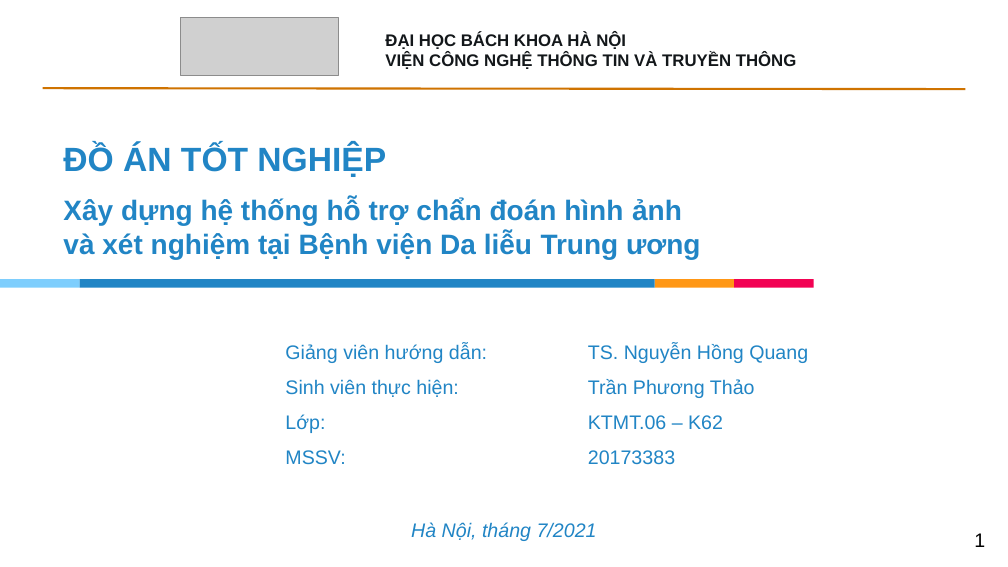
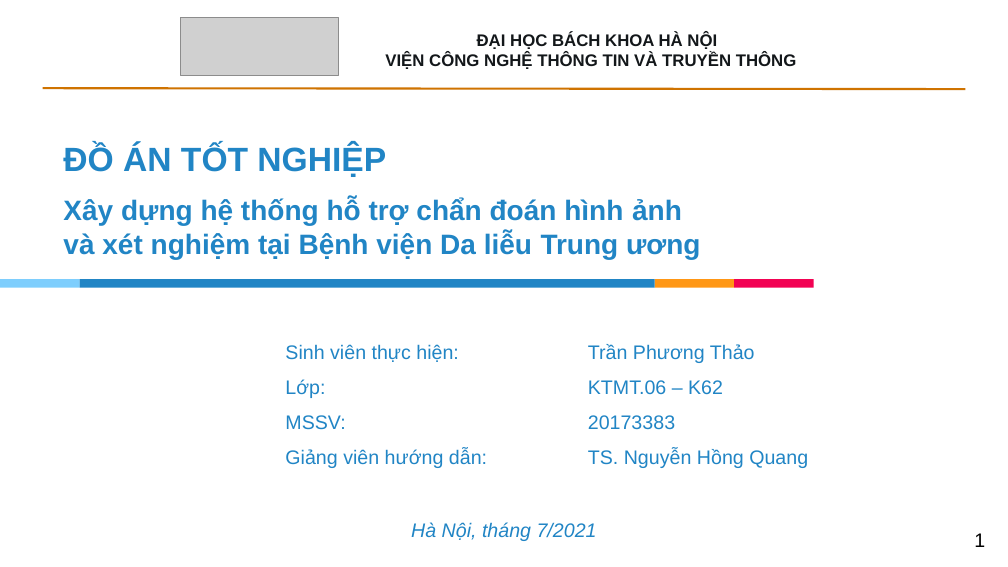
Before and after one commit to tranphuongthao2405/finalproject, a slide deck: slide 1 of report/slide ĐATN - Trần Phương Thảo - 20173383.pptx. Drawn at 1008x567 pixels with LibreOffice and Linux fonts; fonts in the diff are those of the drawing; grey boxes stand for pictures. Boxes give left, top, right and bottom in pixels: in the first picture for what was removed or moved away, otherwise in the second. Text is boxed around its words. In the diff, an @@ line names an element or a change of style, - is before the commit and + after.

```diff
--- a/report/slide ĐATN - Trần Phương Thảo - 20173383.pptx
+++ b/report/slide ĐATN - Trần Phương Thảo - 20173383.pptx
@@ text at [477, 32, 717, 49]: alignment left to centre @@
@@ text at [285, 343, 808, 363]: paragraph removed @@
-Giảng viên hướng dẫn: TS. Nguyễn Hồng Quang
@@ text at [285, 449, 808, 468]: paragraph added @@
+Giảng viên hướng dẫn: TS. Nguyễn Hồng Quang
```
Also in this commit, not shown: 9 other slides changed, 4 slides added, 2 slides removed, 1 other file.
